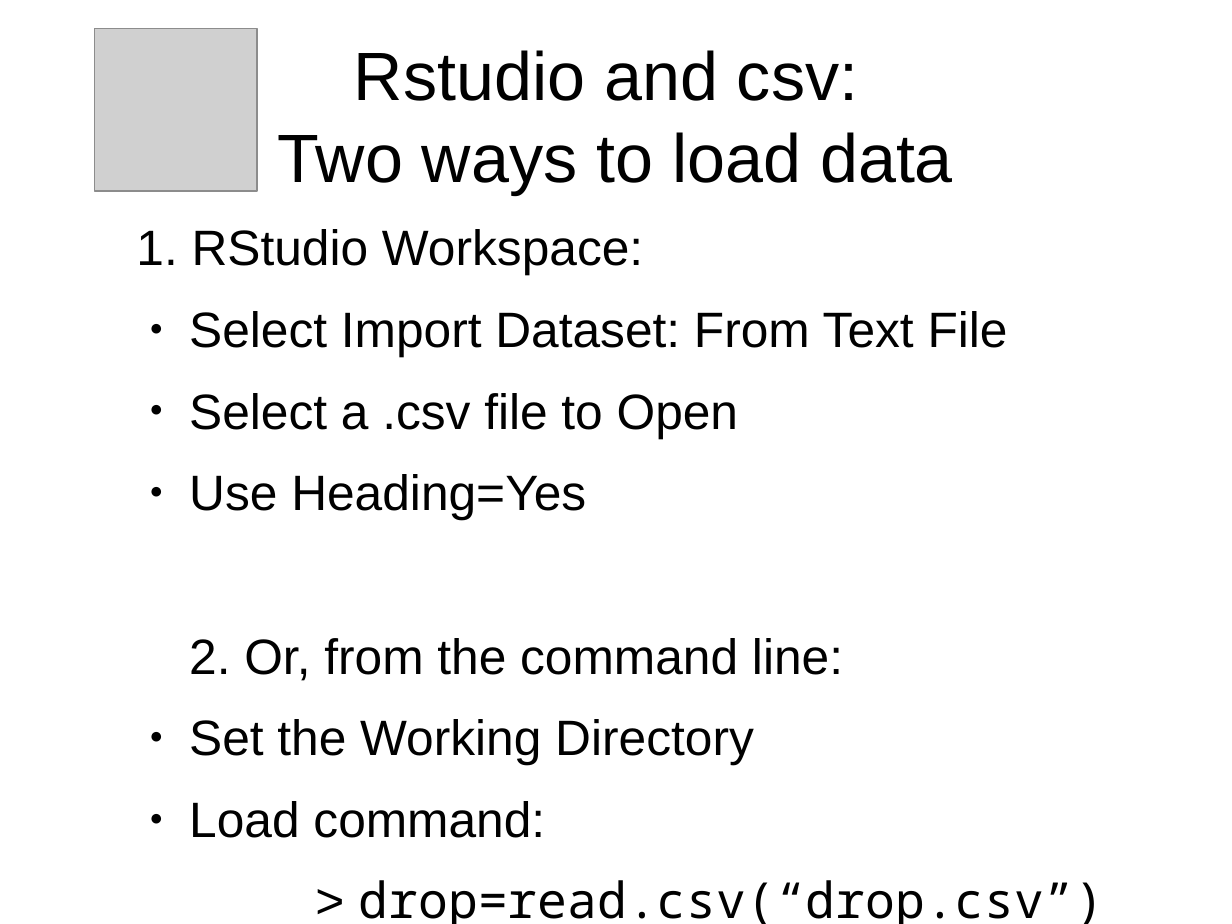
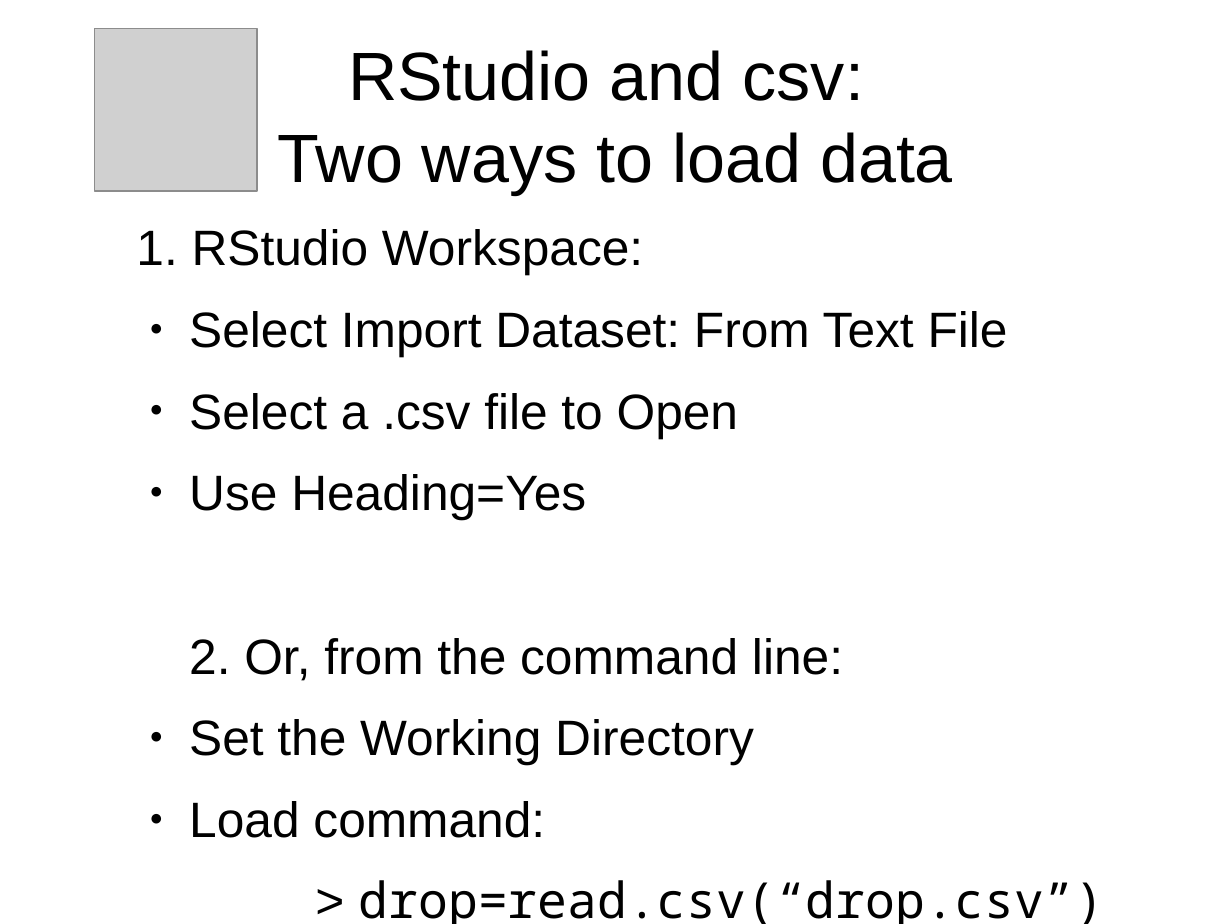
Before and after one commit to ubccr/hsws, a slide deck: slide 28 of slides/project-intro.odp. Drawn at 1232x924 pixels with LibreOffice and Linux fonts; fonts in the diff are those of the drawing; grey boxes stand for pictures. Boxes give left, top, right and bottom in pixels: in the first picture for what was removed or moved away, otherwise in the second. Text is boxed around its words. In the diff, an @@ line names an element or a change of style, - is before the commit and + after.

```diff
--- a/slides/project-intro.odp
+++ b/slides/project-intro.odp
@@ title at (278, 50, 953, 194): text changed @@
-Rstudio and csv:
-Two ways to load data
+RStudio and csv:
+Two ways to load data
```
Also in this commit, not shown: 13 other slides changed, 5 other files.
